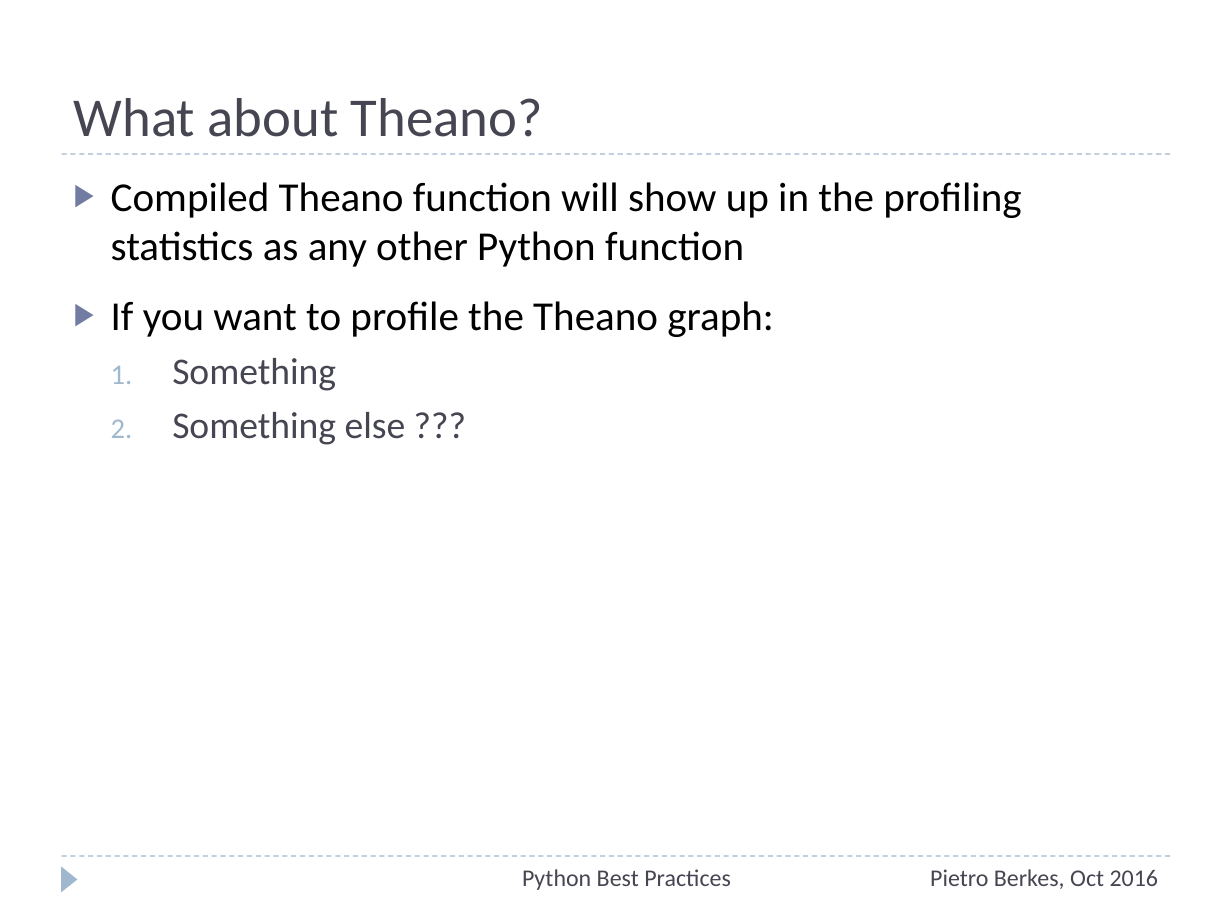
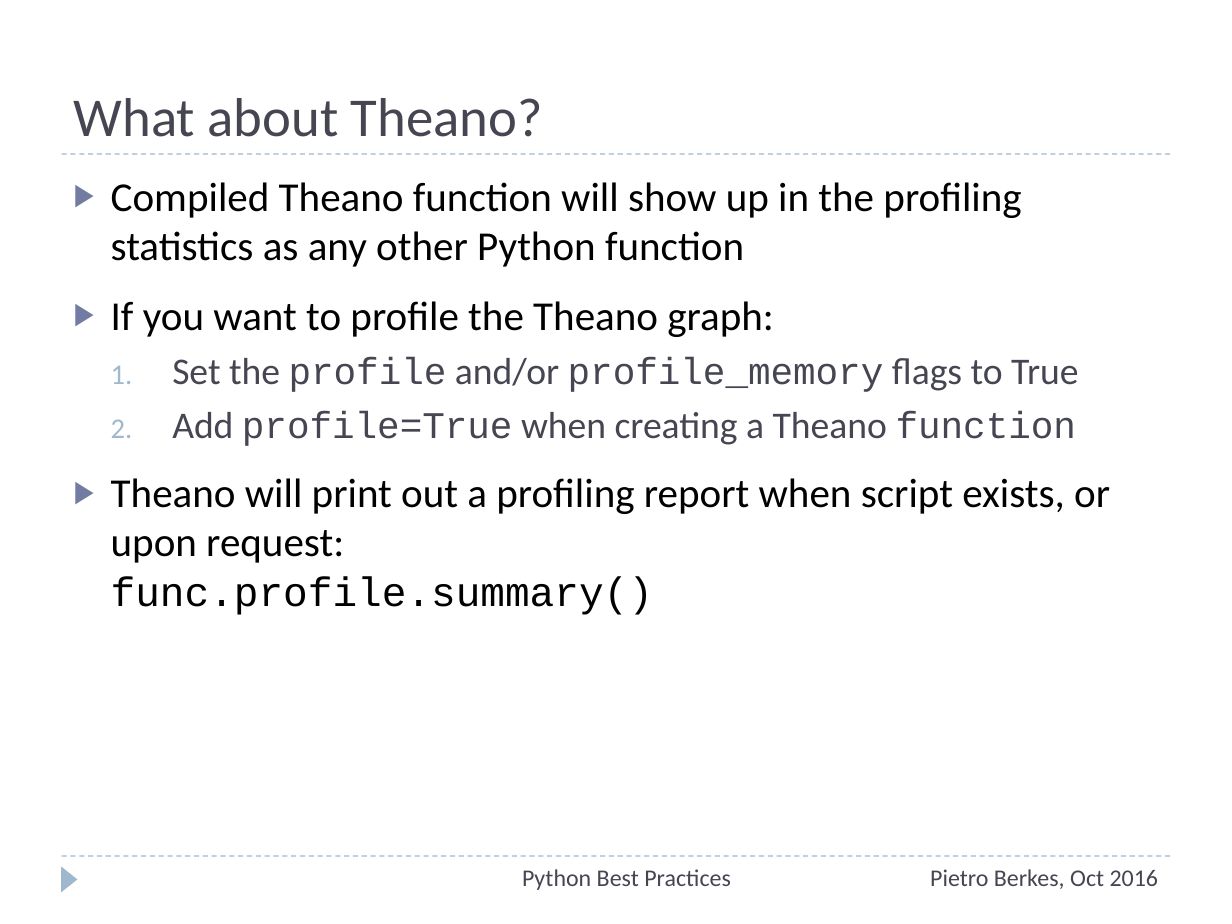
Before and after one commit to ASPP/testing_debugging_profiling, a slide deck: slide 78 of testing-debugging-profiling.pptx (slide 79 before the commit). Drawn at 1232x924 pixels with LibreOffice and Linux fonts; fonts in the diff are those of the drawing. Boxes give left, top, right and bottom in pixels: in the first picture for what was removed or moved away, otherwise in the second. Text is boxed around its words. In the diff, an @@ line names an element or a change of style, - is before the commit and + after.

```diff
--- a/testing-debugging-profiling.pptx
+++ b/testing-debugging-profiling.pptx
@@ text at [111,358,1110,615]: text changed; size 22 to 24 pt; text colour #464653 to #000000 @@
-  1. Something
-  2. Something else ???
+  1. Set the profile and/or profile_memory flags to True
+  2. Add profile=True when creating a Theano function
+▶ Theano will print out a profiling report when script exists, or upon request:
+  func.profile.summary()
```
Also in this commit, not shown: 5 other slides changed, 1 slide removed.
